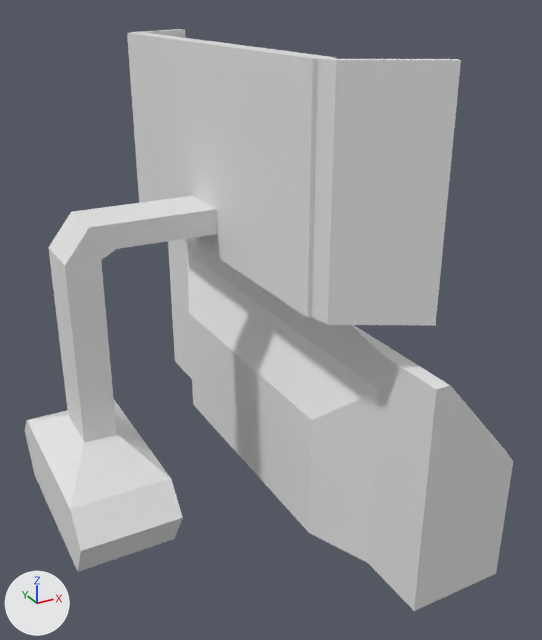
Two versions of the Blender file Assets/Raw/Blender/ComputerModern.blend, one commit apart.
One viewpoint serves both versions: a 50 mm camera at (-2.95, -4.75, 2.61) aimed at (-0.51, -0.31, 0.39). Every picture has the same lights, and +X, +Y and +Z are marked at lower left.

The older version as bpy lines, for what is in view:
```python
me_cube_001 = bpy.data.meshes.new('Cube.001')
me_cube_001.from_pydata(...)  # 445 vertices, 439 faces; spans x -1.5..1.22, y -1.0..1.0, z -1.0..0.7
me_cube_002 = bpy.data.meshes.new('Cube.002')
me_cube_002.from_pydata(...)  # 218 vertices, 216 faces; spans x -1.38..0.55, y -1.84..1.76, z -2.6..0.7
ob_monitor = bpy.data.objects.new('Monitor', me_cube_002)
ob_monitor.location = (-0.8, 0.0, 1.6)
ob_terminal = bpy.data.objects.new('Terminal', me_cube_001)
ob_terminal.location = (0.0, 0.0, 0.0)
ob_terminal.scale = (0.4, 2.0, 1.0)
```
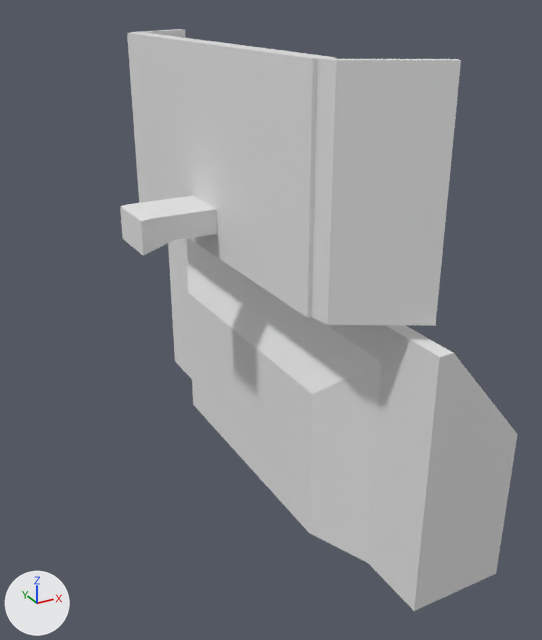
Boxes (x1, y1, x2, y2) around the edits, measured in the pictures (542 x 640 px; the box of a moved part takes in the faces that stretch with it):
'Monitor', reshaped (22% narrower, 45% shorter)
    before: (25, 29, 461, 572)
    after: (120, 29, 461, 326)
'Terminal', reshaped, moved
    before: (168, 238, 513, 611)
    after: (168, 238, 518, 611)
part 1 of me_cube_001, moved or reshaped
    before: (174, 353, 500, 611)
    after: (173, 335, 503, 611)
part 2 of me_cube_002, cut back
    before: (25, 196, 218, 572)
    after: (120, 196, 218, 256)

What the commit changed:
me_cube_001 has 445 vertices, 439 faces and spans x -1.5..1.22, y -1.0..1.0, z -1.0..0.7.
me_cube_001 is used by ob_terminal; location (0.0, 0.0, 0.0); scale (0.4, 2.0, 1.0).
me_cube_001 part 1: all 27 vertices in x -1.5..0.75, y -1.0..1.0, z -1.0..-0.99 are moved by (0.0, 0.0, -0.2).
me_cube_002 is used by ob_monitor; location (-0.8, 0.0, 1.6).
me_cube_002 had 218 vertices, 216 faces and spanned x -1.38..0.55, y -1.84..1.76, z -2.6..0.7.
me_cube_002 now has 194 vertices, 192 faces and spans x -0.61..0.55, y -1.84..1.76, z -0.7..0.7.
Part 2, on me_cube_002:
28 vertices are removed from x -1.38..-0.67, y -0.82..0.82, z -2.6..-0.58.
32 faces are deleted.
6 vertices in x -0.95..-0.79, y -0.21..0.21, z -0.52..-0.35 move by (0.4, 0.0, 0.0).
2 vertices move from x -1.13..-0.9, y 0.0, z -0.58 to x -0.61, y 0.0, z -0.59..-0.36.
4 vertices are added at (-0.61, -0.21, -0.36), (-0.61, -0.21, -0.59), (-0.61, 0.21, -0.36), (-0.61, 0.21, -0.59).
8 new faces join them.
Object 'Terminal' (ob_terminal) moves from (0.0, 0.0, 0.0) to (0.0, 0.0, 0.2).
